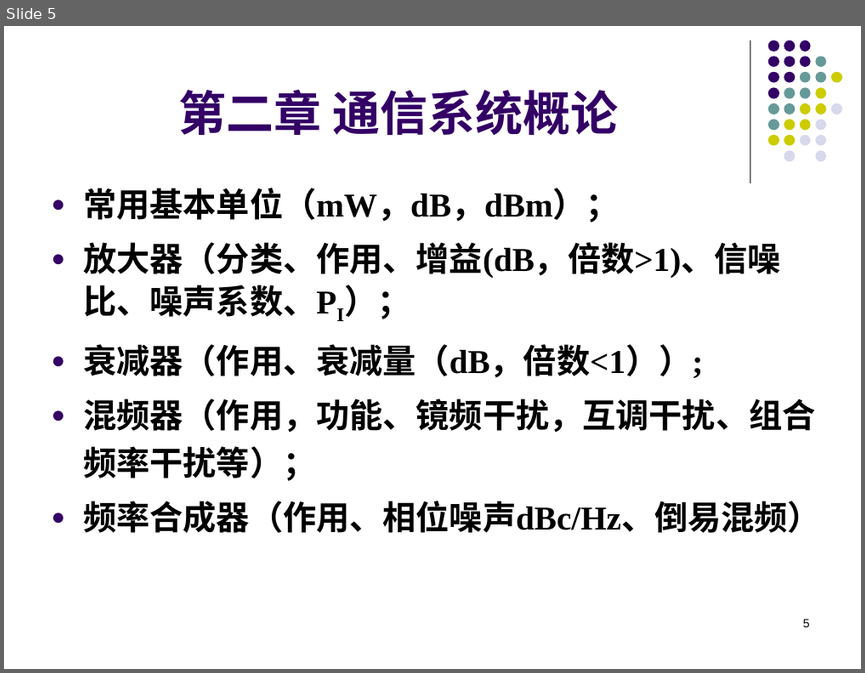
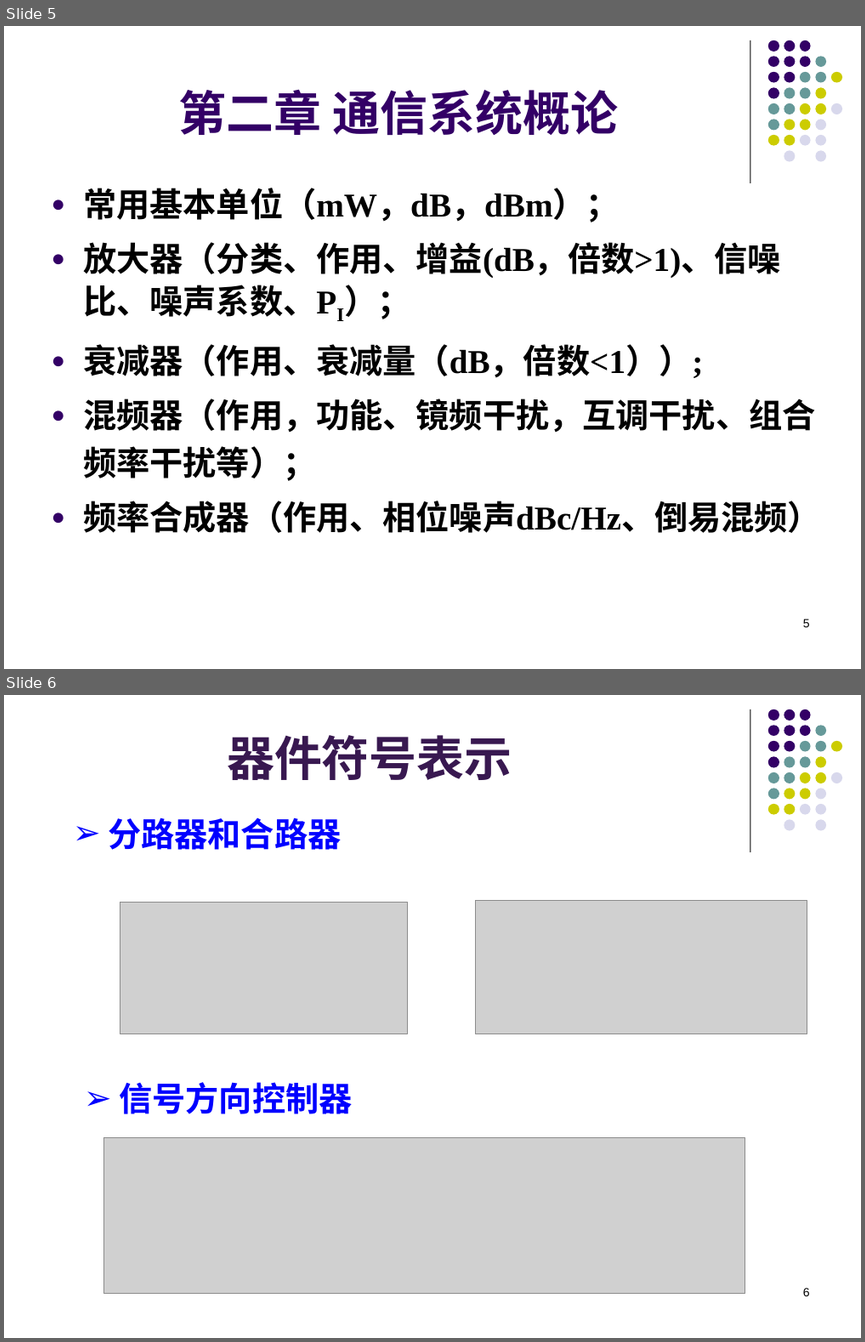
Before and after one commit to lyMeiSEU/ly_schoolhelper, a slide deck: 通信电子/复习.pptx. Shown one above the other, each under a label of ours: slide 5 before the commit, slides 5 and 6 after it. The pictures are 865x673 and 865x1342 pixels, drawn with LibreOffice and Linux fonts; fonts in the diff are those of the drawing; grey boxes stand for pictures; background and template pictures are left out. Boxes give left, top, right and bottom in pixels: in the first picture for what was removed or moved away, otherwise in the second. Text is boxed around its words. In the diff, an @@ line names an element or a change of style, - is before the commit and + after.

```diff
--- a/通信电子/复习.pptx
+++ b/通信电子/复习.pptx
@@ slide 6 added at (4, 695, 861, 1338), background #FFFFFF; not listed: 32 template elements that a slide beside it also shows @@
@@ title added at (227, 735, 512, 780), 40 pt, text #381850, bold @@
+器件符号表示
@@ text added at (108, 817, 341, 850), 28 pt, text #0000FF, bold @@
+➢ 分路器和合路器
@@ picture added at (120, 902, 408, 1034) @@
@@ picture added at (475, 901, 806, 1033) @@
@@ text added at (120, 1082, 352, 1114), 28 pt, text #0000FF, bold @@
+➢ 信号方向控制器
@@ picture added at (104, 1138, 745, 1293) @@
@@ page number added at (803, 1287, 810, 1296), 10 pt, text #000000 @@
+6
```
Also in this commit, not shown: 8 slides changed, 3 other slides added, 1 slide removed, 3 other files.
